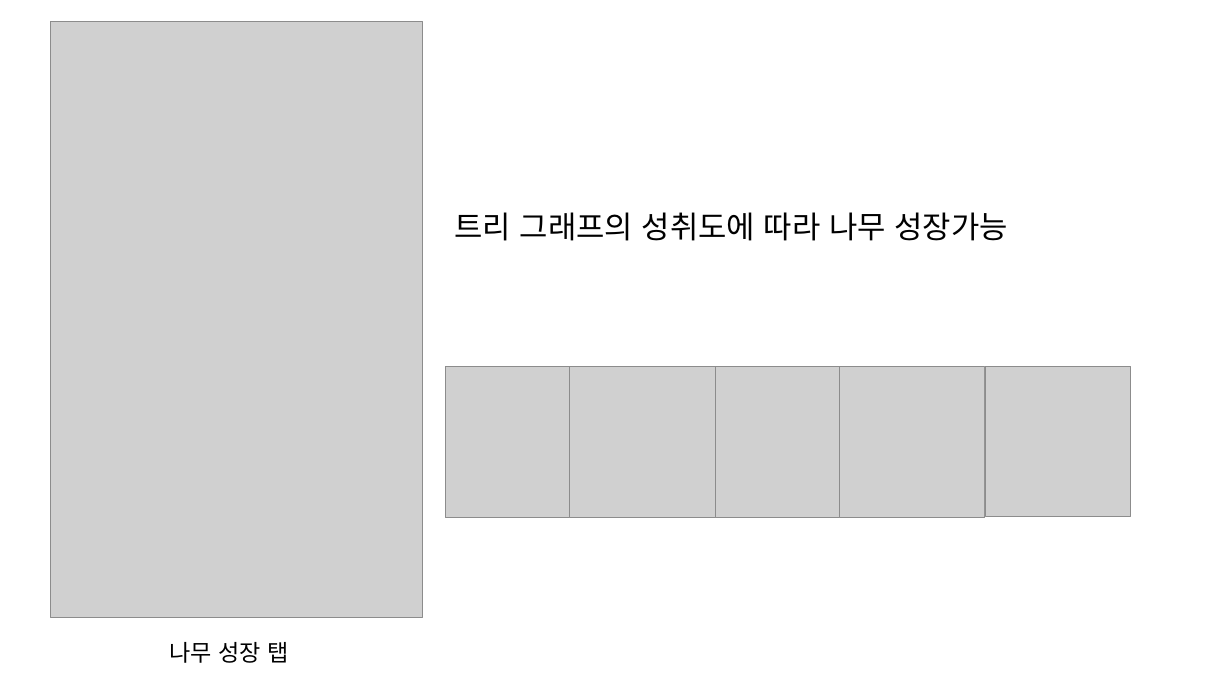
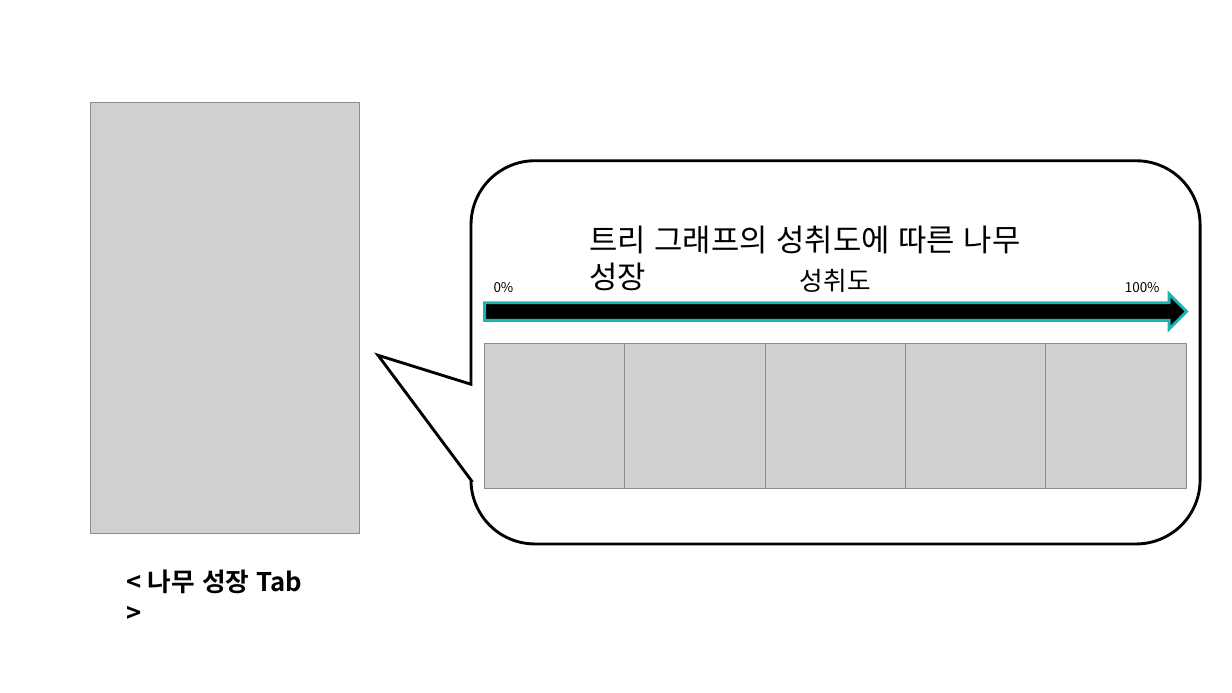
Before and after one commit to SunrinParty2018/Document, a slide deck: slide 6 of 3학년1반3조ppt.pptx (slide 5 before the commit). Drawn at 1232x693 pixels with LibreOffice and Linux fonts; fonts in the diff are those of the drawing; grey boxes stand for pictures; background and template pictures are left out. Boxes give left, top, right and bottom in pixels: in the first picture for what was removed or moved away, otherwise in the second. Text is boxed around its words. In the diff, an @@ line names an element or a change of style, - is before the commit and + after.

```diff
--- a/3학년1반3조ppt.pptx
+++ b/3학년1반3조ppt.pptx
@@ picture resized from (x1=51, y1=21, x2=423, y2=617) to (x1=91, y1=103, x2=360, y2=533) @@
@@ rounded speech box added at (x1=471, y1=161, x2=1201, y2=544), fill #FFFFFF, outline #000000 2.25 pt @@
@@ text at (x1=589, y1=225, x2=1021, y2=291): text changed @@
-트리 그래프의 성취도에 따라 나무 성장가능
+트리 그래프의 성취도에 따른 나무 성장
@@ group added at (x1=485, y1=268, x2=1188, y2=329): 3 texts, 1 right arrow @@
+성취도
+0%
+100%
@@ picture resized from (x1=445, y1=366, x2=592, y2=518) to (x1=485, y1=344, x2=626, y2=489) @@
@@ picture resized from (x1=569, y1=367, x2=715, y2=518) to (x1=625, y1=344, x2=765, y2=489) @@
@@ picture resized from (x1=715, y1=366, x2=861, y2=518) to (x1=765, y1=344, x2=906, y2=489) @@
@@ picture resized from (x1=839, y1=366, x2=985, y2=518) to (x1=906, y1=344, x2=1045, y2=489) @@
@@ picture resized from (x1=985, y1=366, x2=1131, y2=517) to (x1=1045, y1=344, x2=1187, y2=489) @@
@@ text at (x1=148, y1=569, x2=303, y2=594): text changed; size 18 to 20 pt; bold on @@
-나무 성장 탭
+< 나무 성장 Tab >
```
Also in this commit, not shown: 5 other slides changed, 4 slides added, 2 slides removed.
